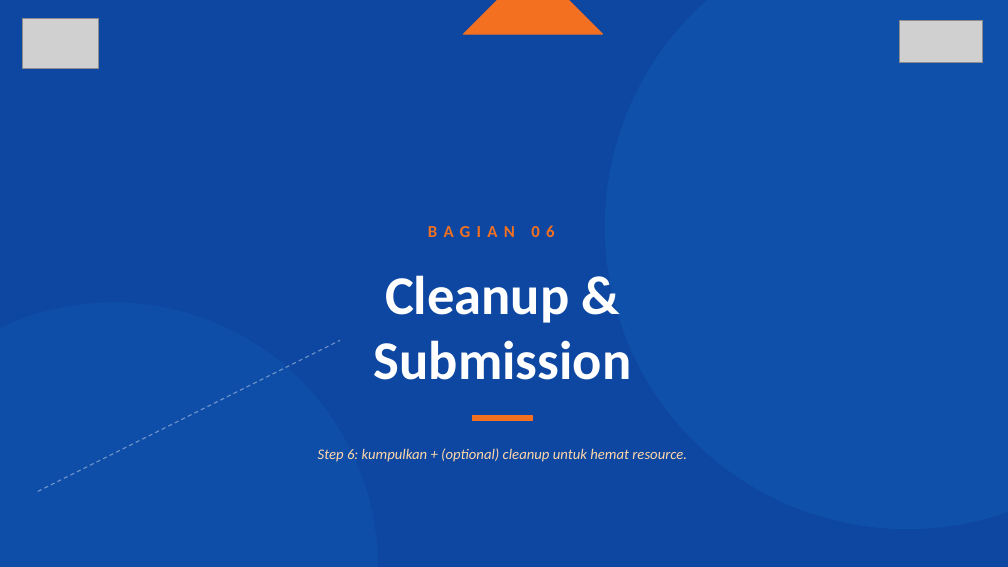
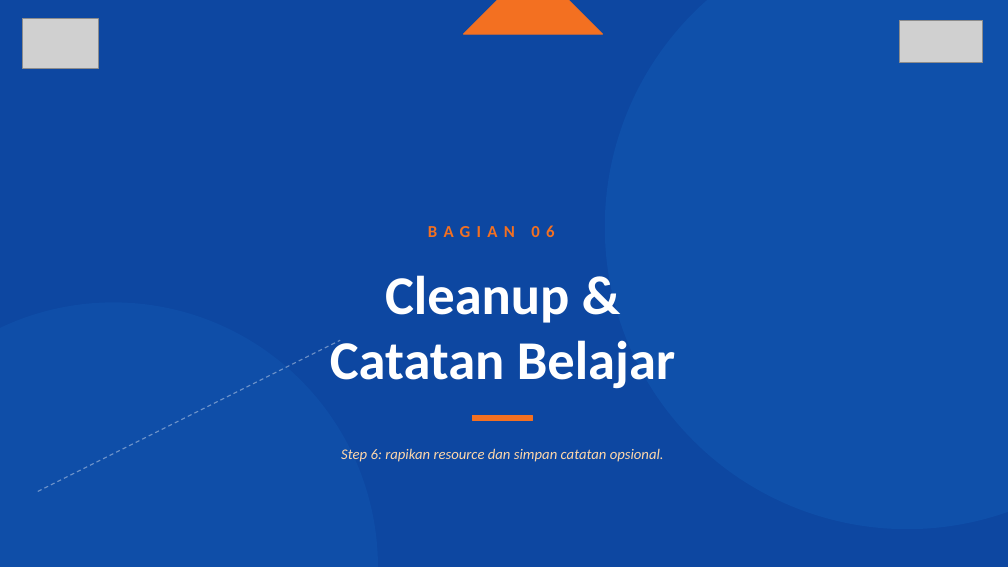
Before and after one commit to SeedFlora/meet1CloudService, a slide deck: slide 21 of slides/LAB01_Pengantar_Cloud_Hands_On_Final.pptx. Drawn at 1008x567 pixels with LibreOffice and Linux fonts; fonts in the diff are those of the drawing; grey boxes stand for pictures. Boxes give left, top, right and bottom in pixels: in the first picture for what was removed or moved away, otherwise in the second. Text is boxed around its words. In the diff, an @@ line names an element or a change of style, - is before the commit and + after.

```diff
--- a/slides/LAB01_Pengantar_Cloud_Hands_On_Final.pptx
+++ b/slides/LAB01_Pengantar_Cloud_Hands_On_Final.pptx
@@ text at bbox=[330, 340, 676, 389]: text changed @@
-Submission
+Catatan Belajar
@@ text at bbox=[341, 448, 664, 462]: text changed @@
-Step 6: kumpulkan + (optional) cleanup untuk hemat resource.
+Step 6: rapikan resource dan simpan catatan opsional.
```
Also in this commit, not shown: 6 other slides changed, 11 other files.
